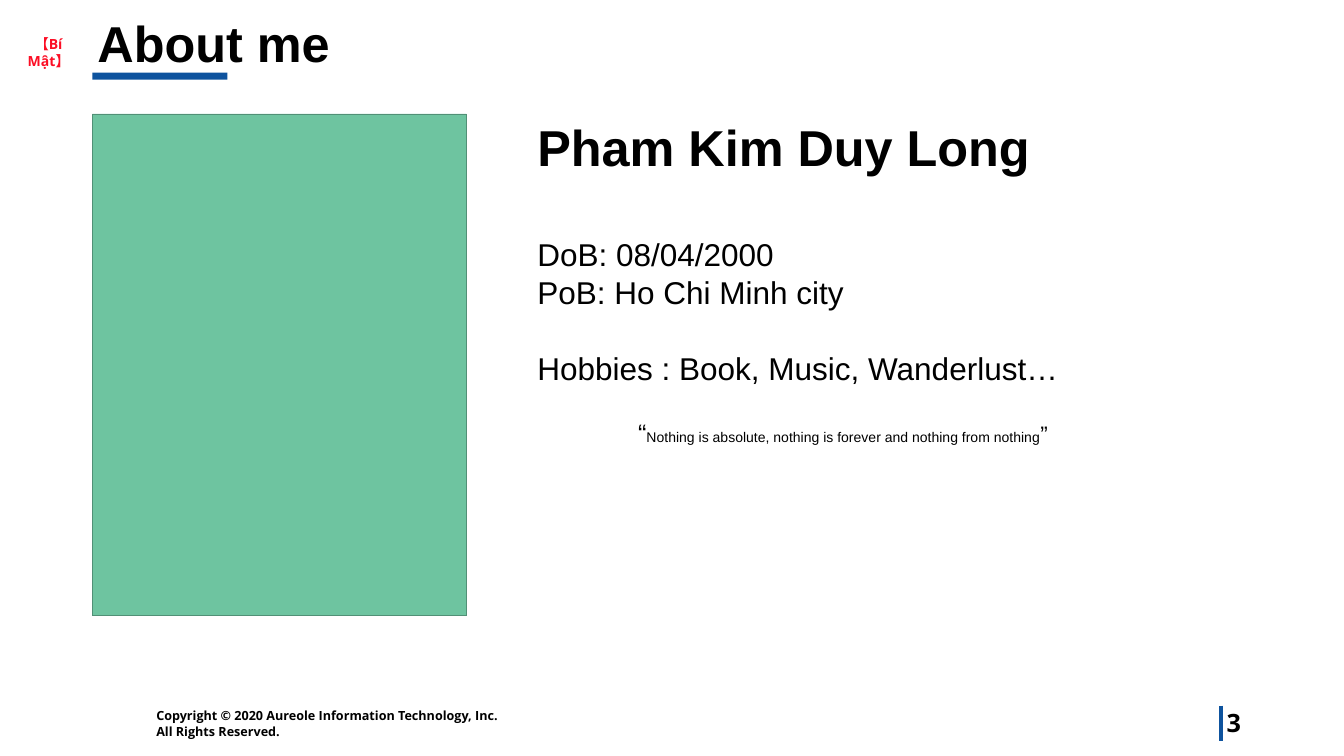
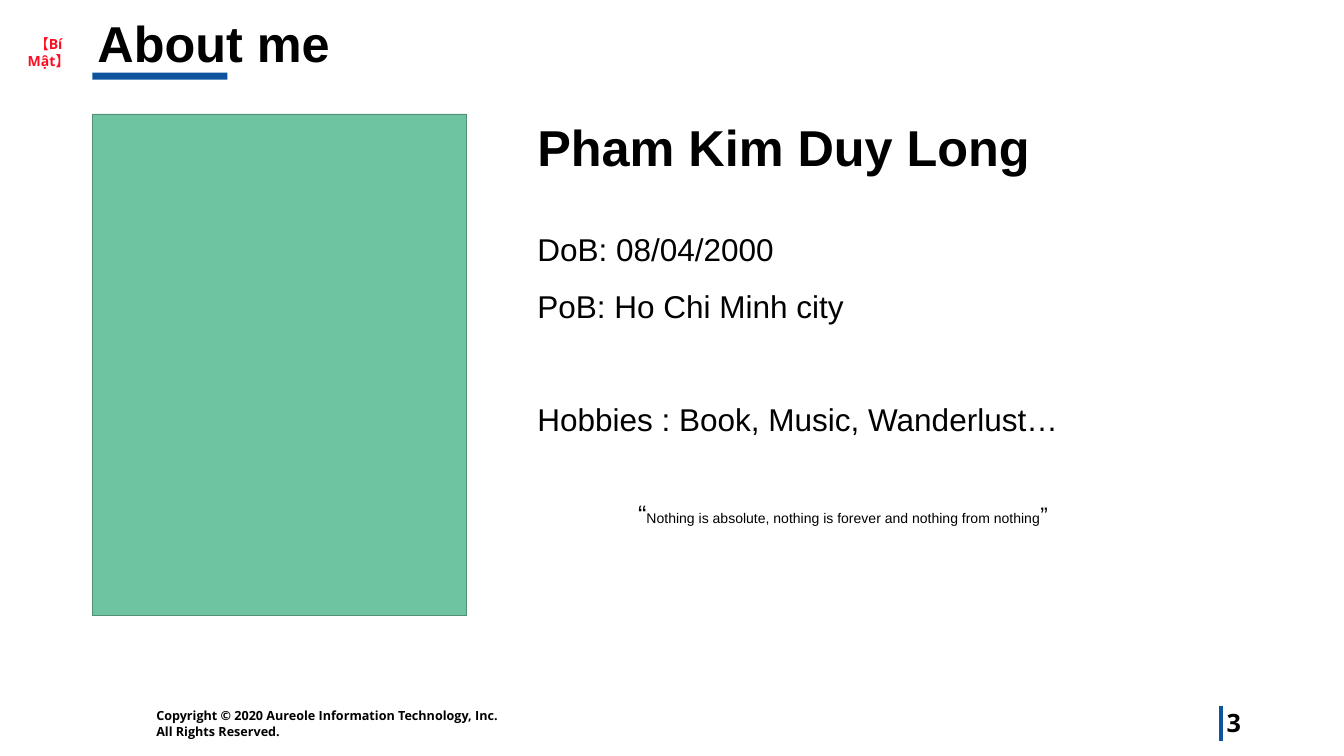
Before and after one commit to lthe4th/Sols, a slide deck: slide 3 of longpkd.pptx. Drawn at 1344x756 pixels with LibreOffice and Linux fonts; fonts in the diff are those of the drawing; background and template pictures are left out. Boxes give left, top, right and bottom in pixels: in the first picture for what was removed or moved away, otherwise in the second. Text is boxed around its words. In the diff, an @@ line names an element or a change of style, - is before the commit and + after.

```diff
--- a/longpkd.pptx
+++ b/longpkd.pptx
@@ text "DoB: 08/04/2000" at bbox=[537, 238, 1058, 526]: line spacing 1 to 1.5 @@
```
Also in this commit, not shown: 6 other slides changed.
